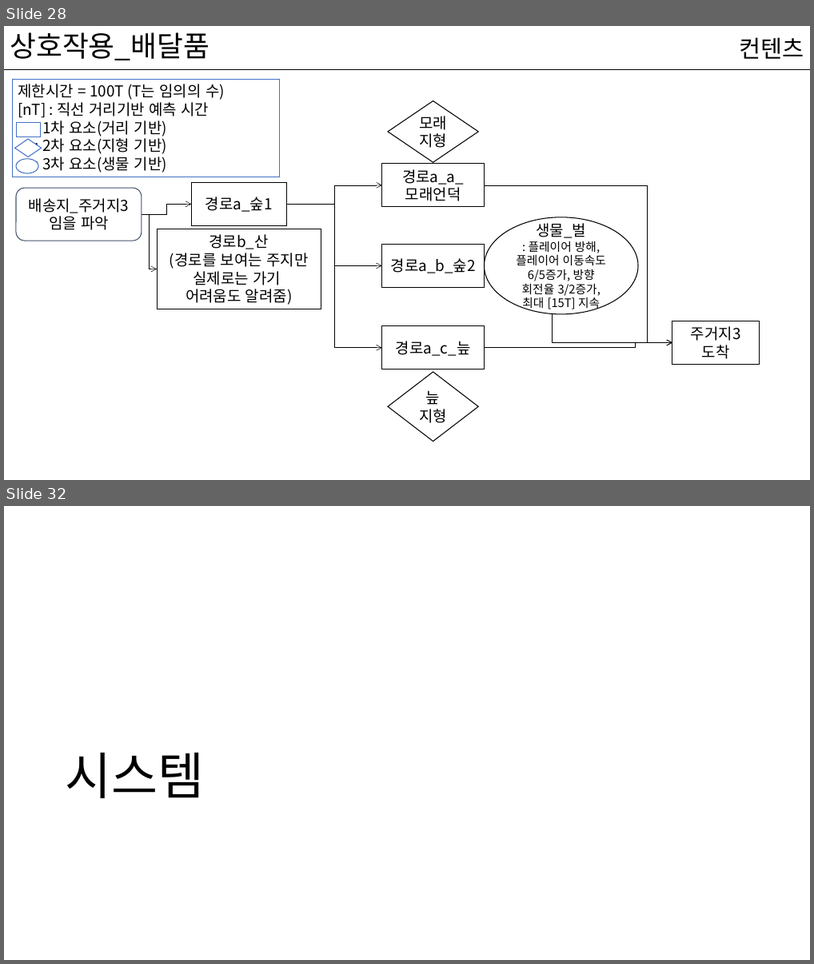
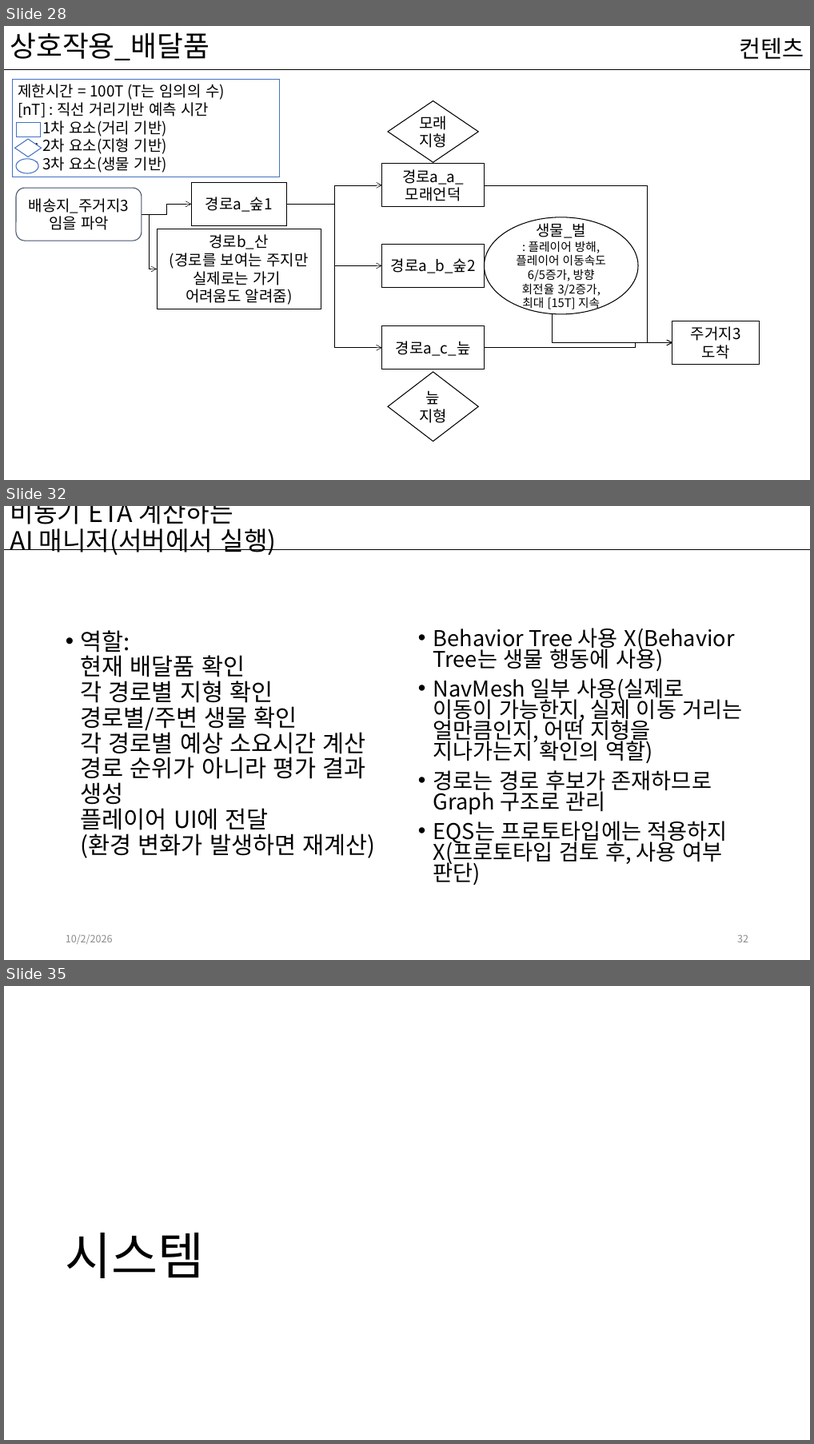
Before and after one commit to kwakyerin/2026_Graduation_Project, a slide deck: documents/HyunahKwon/design/designing/for_teammates/프로토타입_기획.pptx. Shown one above the other, each under a label of ours: slides 28 and 32 before the commit, slides 28, 32 and 35 after it; the slides between them are not shown. The pictures are 814x964 and 814x1444 pixels, drawn with LibreOffice and Linux fonts; fonts in the diff are those of the drawing. Boxes give left, top, right and bottom in pixels: in the first picture for what was removed or moved away, otherwise in the second. Text is boxed around its words. In the diff, an @@ line names an element or a change of style, - is before the commit and + after.

Commit message:
경로 후보 예시, 구현 아키텍쳐, AI 정리
가독성 올릴 필요 있음
당장은 내용만 정리함

```diff
--- a/documents/HyunahKwon/design/designing/for_teammates/프로토타입_기획.pptx
+++ b/documents/HyunahKwon/design/designing/for_teammates/프로토타입_기획.pptx
@@ slide 32 added at <box>4,506,810,960</box>, background #FFFFFF; not listed: 1 template element that a slide beside it also shows @@
@@ title added at <box>10,506,277,555</box>, 30.6 pt, text #000000 @@
+비동기 ETA 계산하는
+AI 매니저(서버에서 실행)
@@ text added at <box>81,630,375,858</box>, 28 pt, text #000000 @@
+• 역할:
+  현재 배달품 확인
+  각 경로별 지형 확인
+  경로별/주변 생물 확인
+  각 경로별 예상 소요시간 계산
+  경로 순위가 아니라 평가 결과 생성
+  플레이어 UI에 전달
+  (환경 변화가 발생하면 재계산)
@@ text added at <box>434,628,743,885</box>, 25.9 pt, text #000000 @@
+• Behavior Tree 사용 X(Behavior Tree는 생물 행동에 사용)
+• NavMesh 일부 사용(실제로 이동이 가능한지, 실제 이동 거리는 얼만큼인지, 어떤 지형을 지나가는지 확인의 역할)
+• 경로는 경로 후보가 존재하므로 Graph 구조로 관리
+• EQS는 프로토타입에는 적용하지 X(프로토타입 검토 후, 사용 여부 판단)
@@ text added at <box>66,934,113,944</box>, 12 pt, text #8C8C8C @@
+10/2/2026
@@ page number added at <box>738,935,749,942</box>, 12 pt, text #8C8C8C @@
+32
@@ what was slide 32 is now slide 35 @@
```
Also in this commit, not shown: 31 slides changed, 2 other slides added.
